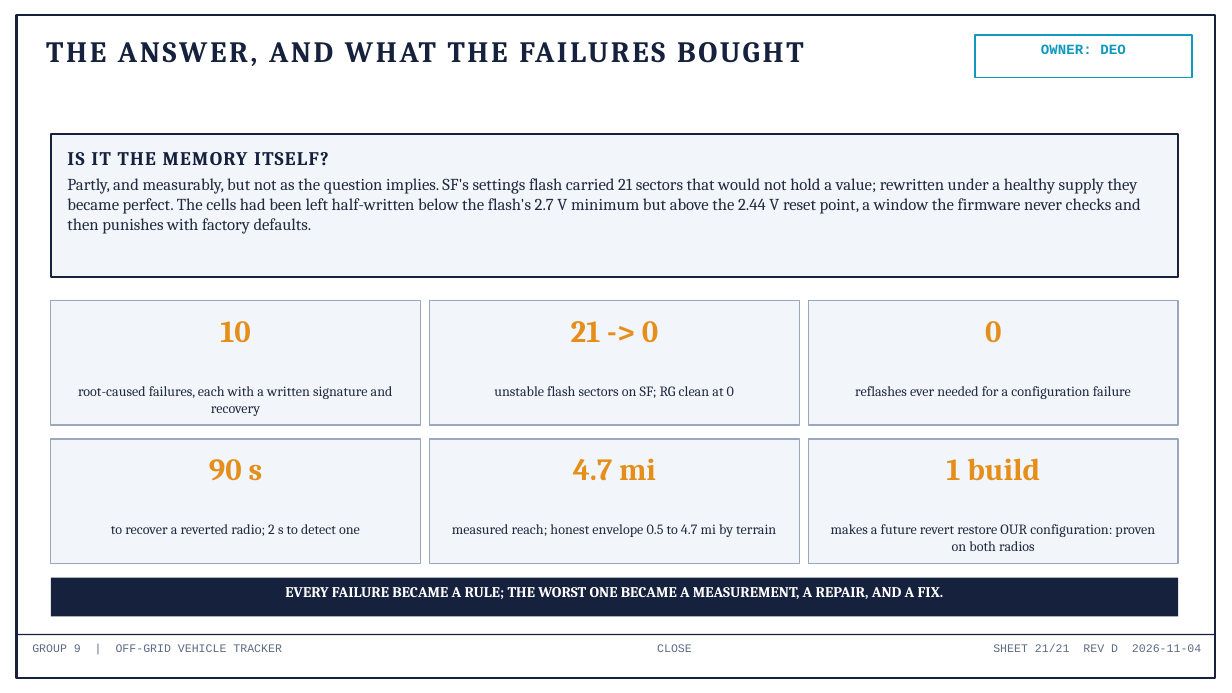
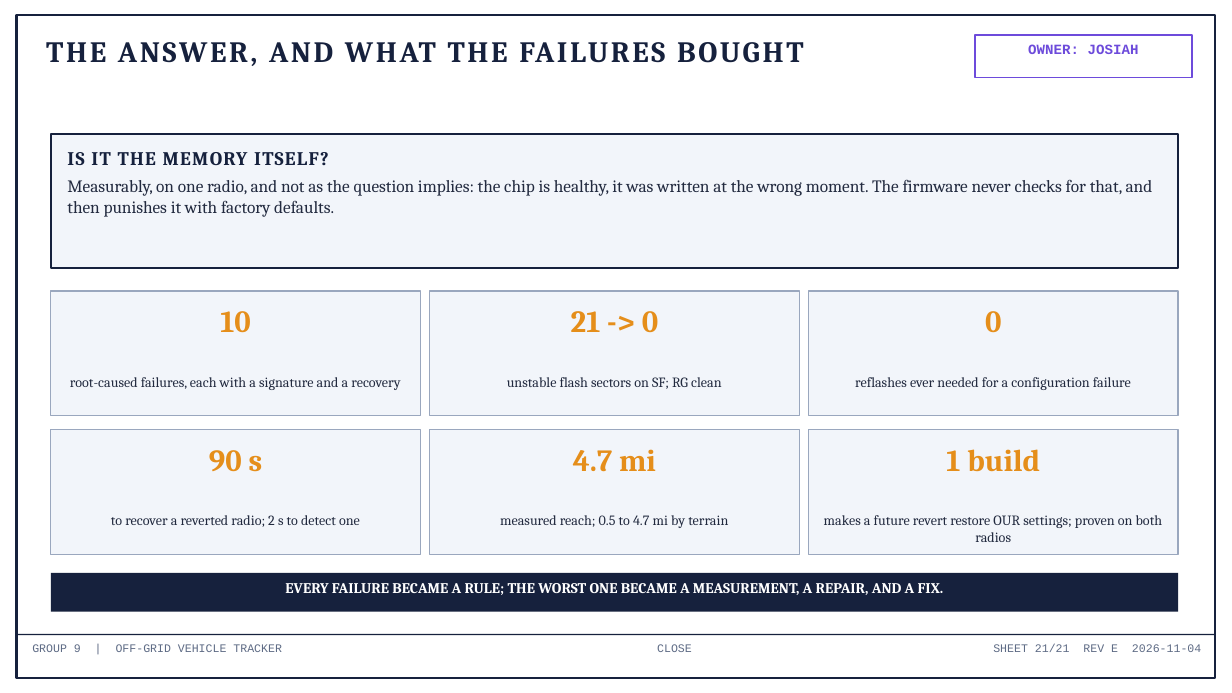
Before and after one commit to deosgracius/offgrid-vehicle-tracker, a slide deck: slide 21 of docs/presentations/Group9_Presentation.pptx. Drawn at 1232x693 pixels with LibreOffice and Linux fonts; fonts in the diff are those of the drawing. Boxes give left, top, right and bottom in pixels: in the first picture for what was removed or moved away, otherwise in the second. Text is boxed around its words. In the diff, an @@ line names an element or a change of style, - is before the commit and + after.

```diff
--- a/docs/presentations/Group9_Presentation.pptx
+++ b/docs/presentations/Group9_Presentation.pptx
@@ rectangle at box(975, 35, 1192, 78): outline #1199BD 1.5 pt to #6D4BDB 1.5 pt @@
@@ text at box(1028, 44, 1139, 54): text changed; text colour #1199BD to #6D4BDB @@
-OWNER: DEO
+OWNER: JOSIAH
@@ rectangle: place and size @@
-rectangle at box(51, 134, 1178, 277)
+rectangle at box(51, 134, 1178, 268)
@@ text at box(67, 179, 1153, 217): text changed; size 13 to 13.5 pt @@
-Partly, and measurably, but not as the question implies. SF's settings flash carried 21 sectors that would not hold a value; rewritten under a healthy supply they became perfect. The cells had been left half-written below the flash's 2.7 V minimum but above the 2.44 V reset point, a window the firmware never checks and then punishes with factory defaults.
+Measurably, on one radio, and not as the question implies: the chip is healthy, it was written at the wrong moment. The firmware never checks for that, and then punishes it with factory defaults.
@@ text at box(70, 377, 400, 390): text changed @@
-root-caused failures, each with a written signature and recovery
+root-caused failures, each with a signature and a recovery
@@ text at box(507, 377, 722, 389): text changed @@
-unstable flash sectors on SF; RG clean at 0
+unstable flash sectors on SF; RG clean
@@ 8 texts, 6 rectangles: place and size @@
-8 texts, 6 rectangles at box(51, 300, 1178, 564)
+8 texts, 6 rectangles at box(51, 291, 1178, 555)
@@ text at box(500, 515, 728, 528): text changed @@
-measured reach; honest envelope 0.5 to 4.7 mi by terrain
+measured reach; 0.5 to 4.7 mi by terrain
@@ text at box(824, 515, 1163, 542): text changed @@
-makes a future revert restore OUR configuration: proven on both radios
+makes a future revert restore OUR settings; proven on both radios
@@ rectangle: place and size @@
-rectangle at box(51, 578, 1178, 616)
+rectangle at box(51, 573, 1178, 612)
@@ text "EVERY FAILURE BECAME A RULE; ...": place and size @@
-text "EVERY FAILURE BECAME A RULE; ..." at box(285, 587, 944, 599)
+text "EVERY FAILURE BECAME A RULE; ..." at box(285, 583, 944, 595)
@@ text at box(993, 644, 1201, 652): text changed @@
-SHEET 21/21 REV D 2026-11-04
+SHEET 21/21 REV E 2026-11-04
```
Also in this commit, not shown: 20 other slides changed, 24 other files.
